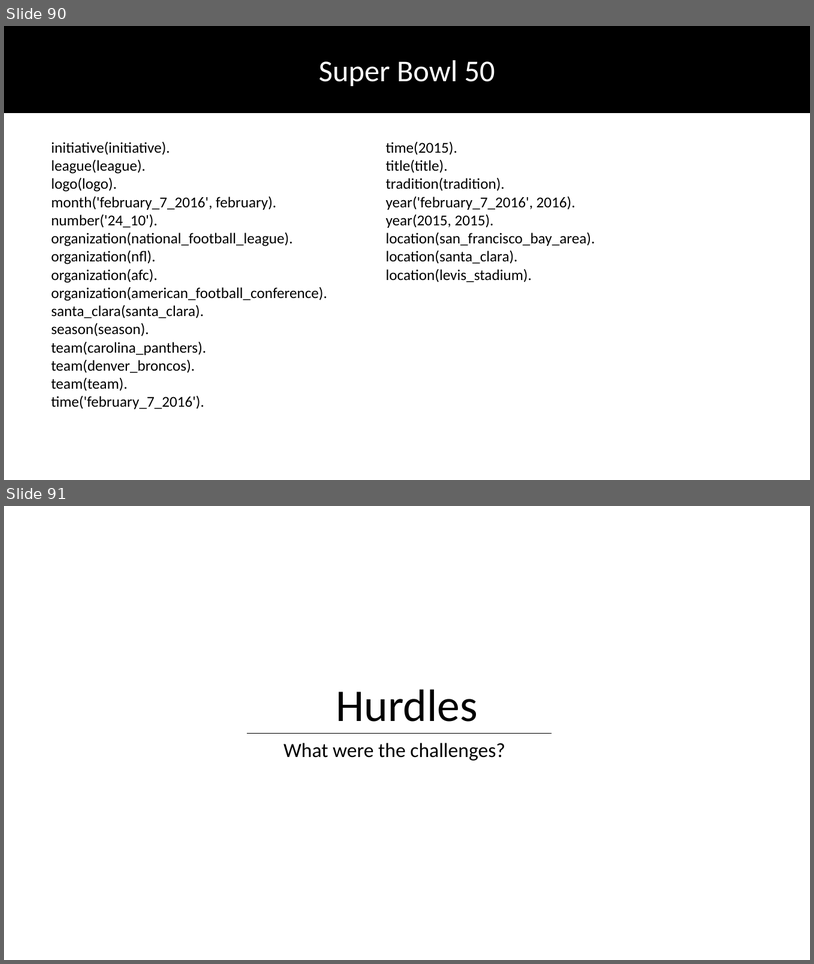
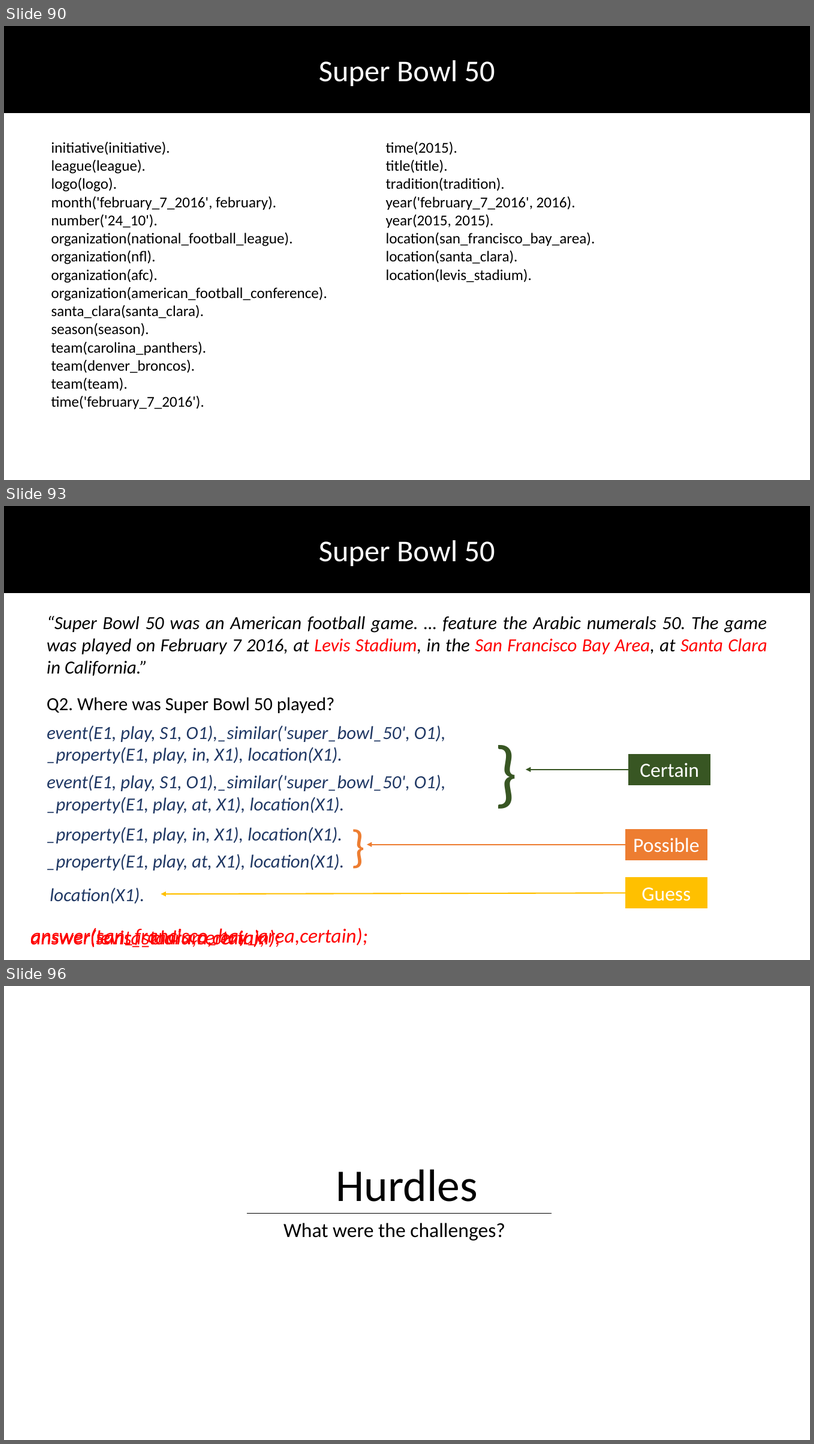
Before and after one commit to DhruvaPendharkar/thesis-project, a slide deck: Notes/ThesisPresentation.pptx. Shown one above the other, each under a label of ours: slides 90 and 91 before the commit, slides 90, 93 and 96 after it; the slides between them are not shown. The pictures are 814x964 and 814x1444 pixels, drawn with LibreOffice and Linux fonts; fonts in the diff are those of the drawing. Boxes give left, top, right and bottom in pixels: in the first picture for what was removed or moved away, otherwise in the second. Text is boxed around its words. In the diff, an @@ line names an element or a change of style, - is before the commit and + after.

```diff
--- a/Notes/ThesisPresentation.pptx
+++ b/Notes/ThesisPresentation.pptx
@@ slide 93 added at (4,506,810,960), background #FFFFFF @@
@@ rectangle added at (4,506,810,592), fill #000000, outline #000000 1 pt @@
@@ text added at (319,540,495,566), 36 pt, text #FFFFFF @@
+Super Bowl 50
@@ text added at (47,616,767,676), 22 pt, text #000000, italic @@
+“Super Bowl 50 was an American football game. … feature the Arabic numerals 50. The game was played on February 7 2016, at Levis Stadium, in the San Francisco Bay Area, at Santa Clara in California.”
@@ text added at (47,697,335,713), 22 pt, text #000000 @@
+Q2. Where was Super Bowl 50 played?
@@ text added at (489,721,510,817), 88 pt, text #385723 @@
+}
@@ text added at (47,725,446,813), 22 pt, text #203864, italic @@
+event(E1, play, S1, O1),_similar('super_bowl_50', O1), _property(E1, play, in, X1), location(X1).
+event(E1, play, S1, O1),_similar('super_bowl_50', O1), _property(E1, play, at, X1), location(X1).
@@ rectangle added at (629,754,711,784), fill #385723, outline #385723 0.75 pt, 24 pt, text #FFFFFF @@
+Certain
@@ arrow added from (629, 769) to (526, 769), #385723 1.5 pt @@
@@ text added at (47,826,345,870), 22 pt, text #203864, italic @@
+_property(E1, play, in, X1), location(X1).
+_property(E1, play, at, X1), location(X1).
@@ text added at (345,814,367,875), 54 pt, text #ED7D31 @@
+}
@@ rectangle added at (626,829,708,859), fill #ED7D31, outline #ED7D31 0.75 pt, 24 pt, text #FFFFFF @@
+Possible
@@ arrow added from (626, 844) to (367, 844), #ED7D31 1.5 pt @@
@@ rectangle added at (626,877,708,907), fill #FFC000, outline #FFC000 0.75 pt, 24 pt, text #FFFFFF @@
+Guess
@@ text added at (50,887,144,903), 22 pt, text #203864, italic @@
+location(X1).
@@ arrow added from (626, 892) to (161, 894), #FFC000 1.5 pt @@
@@ text added at (30,927,368,947), 24 pt, text #FF0000, italic @@
+answer(san_francisco_bay_area,certain);
@@ text added at (30,927,281,947), 24 pt, text #FF0000, italic @@
+answer(levis_stadium,certain);
@@ text added at (30,927,265,947), 24 pt, text #FF0000, italic @@
+answer(santa_clara,certain);
@@ what was slide 91 is now slide 96 @@
```
Also in this commit, not shown: 4 slides changed, 4 other slides added, 2 other files.
